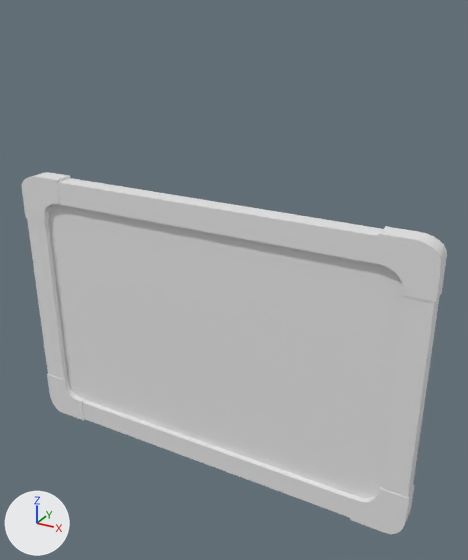
The Blender file Blender/WhiteBoard/WhiteBoard.blend, before and after one commit.
Both versions are drawn from a 50 mm lens placed at (4.41, -7.16, 4.68), pointed at (0.29, 0.34, 0.93). Lighting does not change. The marker at lower left points along +X, +Y and +Z.

The scene before the commit, as lines of its bpy script (objects in view):
```python
me_立方体 = bpy.data.meshes.new('立方体')
me_立方体.from_pydata(...)  # 120 vertices, 108 faces; spans x -1.0..1.0, y -1.0..1.0, z -1.0..1.0
me_立方体.polygons.foreach_set('use_smooth', [True] * 108)
me_立方体_001 = bpy.data.meshes.new('立方体.001')
me_立方体_001.from_pydata(...)  # 56 vertices, 30 faces; spans x -1.0..1.0, y -10.83..1.0, z -1.0..1.0
me_立方体_001.polygons.foreach_set('use_smooth', [True] * 30)
me_立方体_006 = bpy.data.meshes.new('立方体.006')
me_立方体_006.from_pydata(...)  # 37 vertices, 32 faces; spans x -0.12..0.1, y -1.0..1.0, z -0.17..0.14
me_立方体_006.polygons.foreach_set('use_smooth', [True] * 32)
ob_立方体 = bpy.data.objects.new('立方体', me_立方体)
ob_立方体.location = (0.0, 0.0, 0.0)
ob_立方体.scale = (3.19, 0.138, 2.13)
ob_立方体_001 = bpy.data.objects.new('立方体.001', me_立方体_001)
ob_立方体_001.location = (0.0, 0.12, 0.0)
ob_立方体_001.scale = (3.19, 0.0157, 2.13)
ob_立方体_003 = bpy.data.objects.new('立方体.003', me_立方体_006)
ob_立方体_003.location = (2.86, 0.0, -1.83)
ob_立方体_003.rotation_euler = (0.0, 1.571, 0.0)  # degrees (0, 90, 0)
ob_立方体_003.scale = (3.4, 0.147, 2.43)
# also in view: '立方体.005' at (-2.82, 0.0, -1.79); '立方体.004' at (-2.83, 0.0, 1.8); '立方体.002' at (2.83, 0.0, 1.8)
```
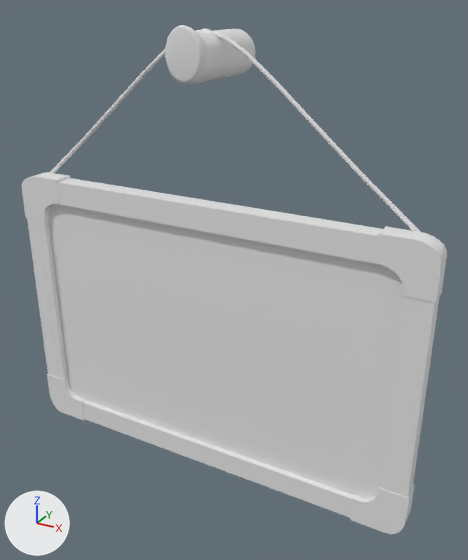
Edits to the bpy script that builds the scene:
```text
Add me_円柱:
    me_円柱.from_pydata(...)  # 288 vertices, 258 faces; spans x -1.0..1.0, y -1.01..1.29, z -1.0..1.0
    me_円柱.polygons.foreach_set('use_smooth', [True] * 258)
Add me_ベジエカーブ:
    me_ベジエカーブ.from_pydata(...)  # 156 vertices, 144 faces; spans x -2.91..2.92, y -0.03..0.03, z -0.02..2.21
    me_ベジエカーブ.polygons.foreach_set('use_smooth', [True] * 144)
Add ob_円柱:
    ob_円柱 = bpy.data.objects.new('円柱', me_円柱)
    ob_円柱.location = (0.0, 0.26, 3.98)
    ob_円柱.rotation_euler = (1.571, 0.0, 0.0)  # degrees (90, 0, 0)
    ob_円柱.scale = (0.292, 0.292, 0.656)
Add ob_ベジエカーブ:
    ob_ベジエカーブ = bpy.data.objects.new('ベジエカーブ', me_ベジエカーブ)
    ob_ベジエカーブ.location = (0.0, 0.14, 2.1)
```

Changed parts and their boxes (x1, y1, x2, y2) in the pictures (468 x 560 px):
'円柱', added: after (165, 25, 255, 85)
'ベジエカーブ', added: after (49, 29, 421, 232)
